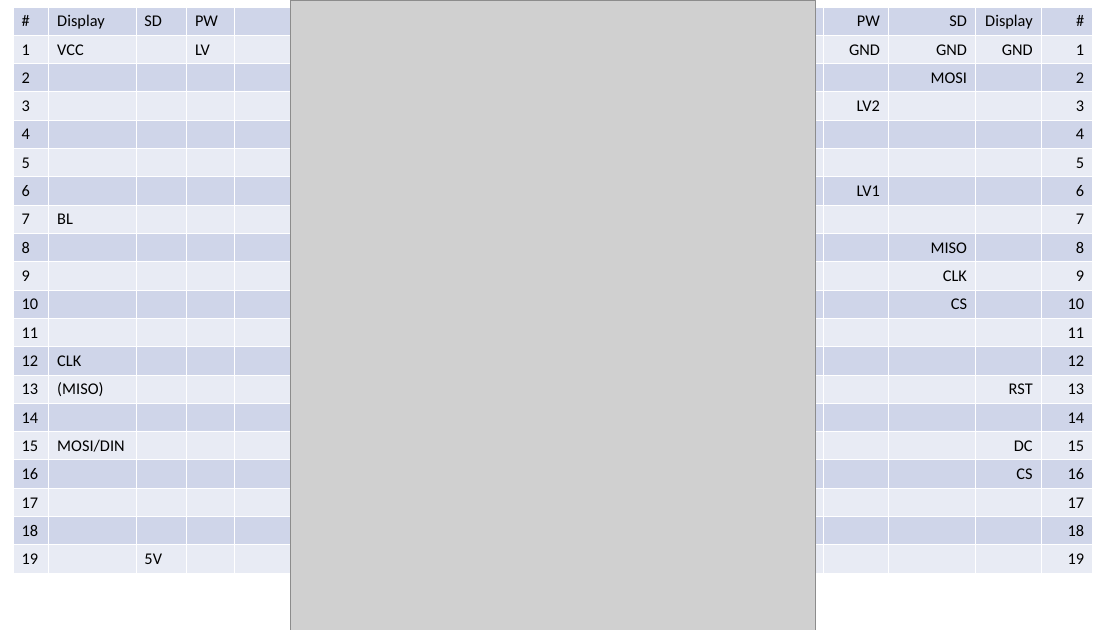
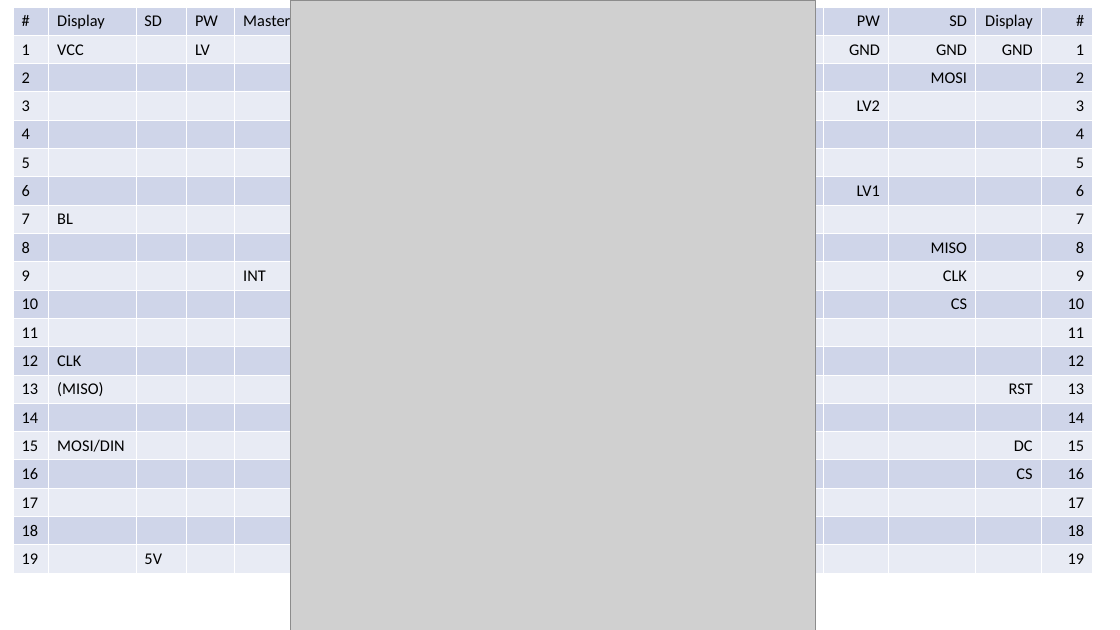
Before and after one commit to jeskes/activityboard, a slide deck: slide 20 of Activityboard.pptx. Drawn at 1120x630 pixels with LibreOffice and Linux fonts; fonts in the diff are those of the drawing; grey boxes stand for pictures. Boxes give left, top, right and bottom in pixels: in the first picture for what was removed or moved away, otherwise in the second. Text is boxed around its words. In the diff, an @@ line names an element or a change of style, - is before the commit and + after.

```diff
--- a/Activityboard.pptx
+++ b/Activityboard.pptx
@@ table at <box>13,7,1093,572</box> @@
-row 1, column 5: 
+row 1, column 5: Master Select
-row 10, column 5: 
+row 10, column 5: INT
```
Also in this commit, not shown: 1 slide added, 19 other files.
